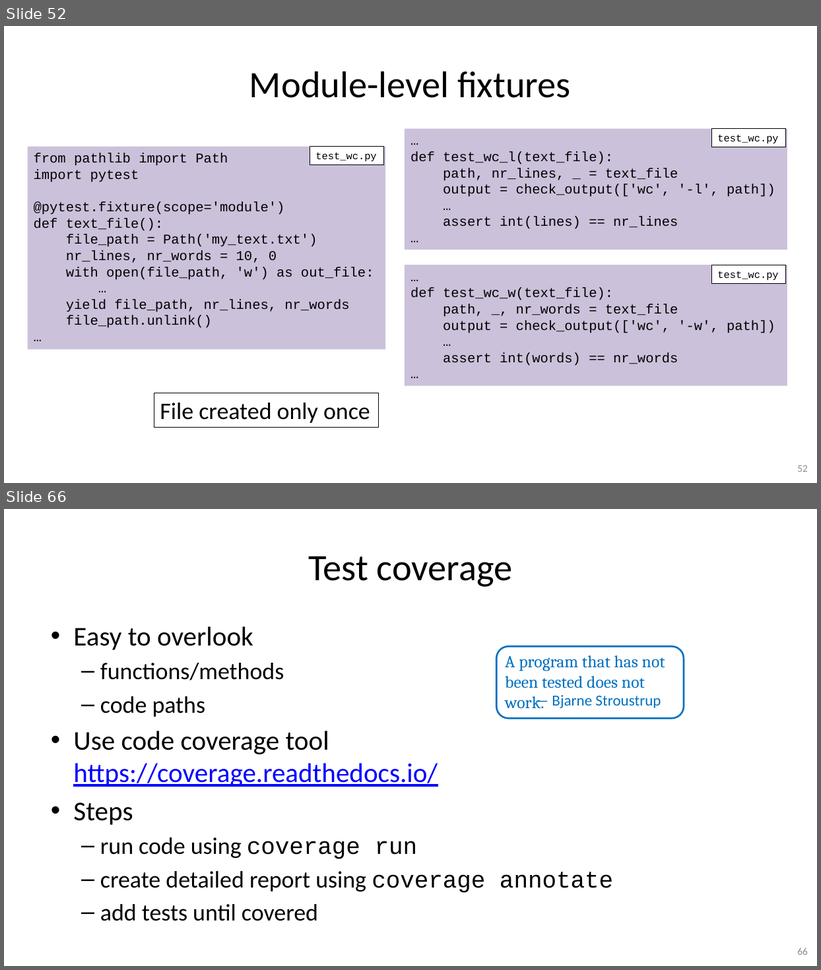
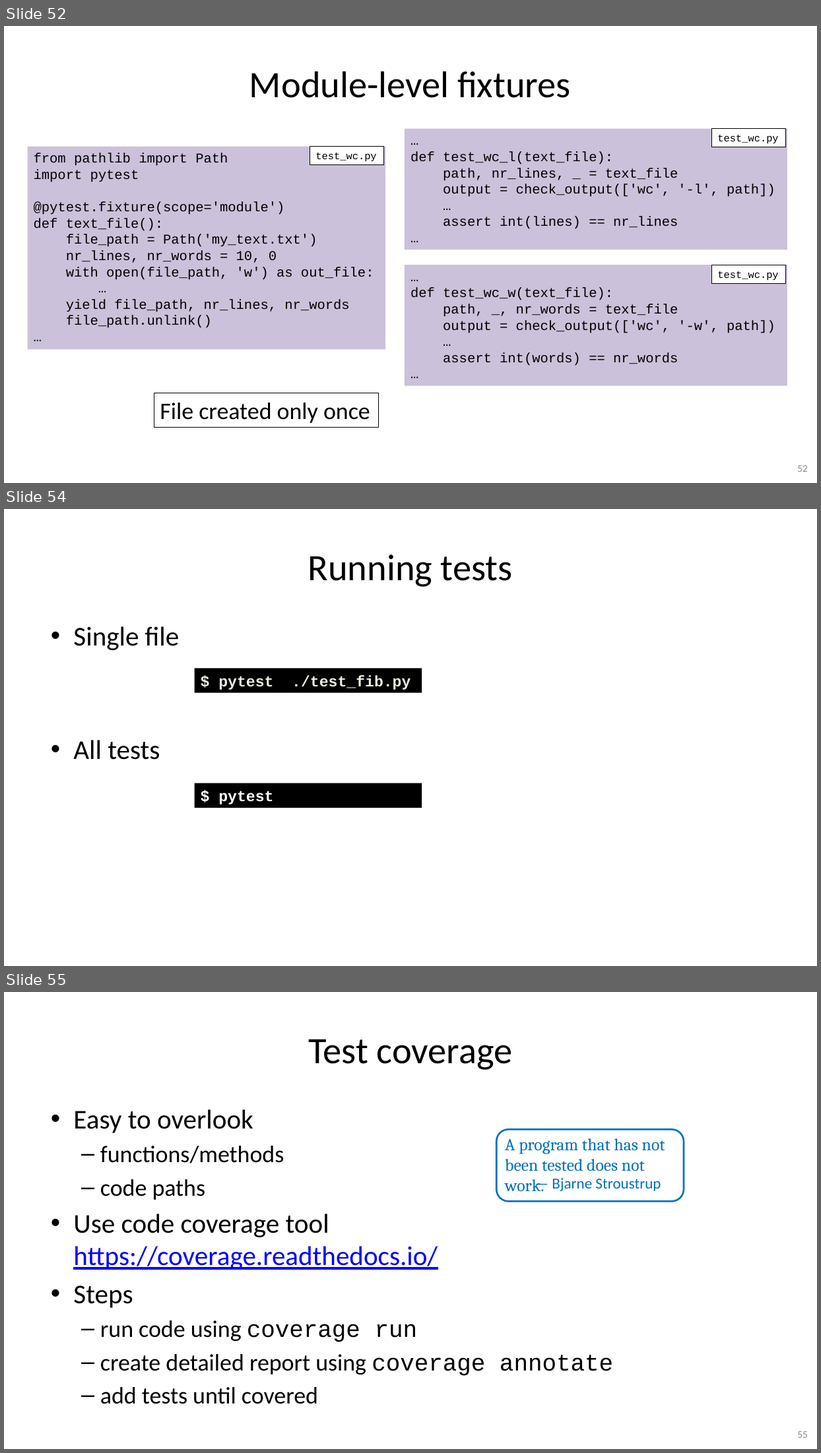
Before and after one commit to gjbex/Python-software-engineering, a slide deck: python_software_engineering.pptx. Shown one above the other, each under a label of ours: slides 52 and 66 before the commit, slides 52, 54 and 55 after it; the slides between them are not shown. The pictures are 821x970 and 821x1453 pixels, drawn with LibreOffice and Linux fonts; fonts in the diff are those of the drawing. Boxes give left, top, right and bottom in pixels: in the first picture for what was removed or moved away, otherwise in the second. Text is boxed around its words. In the diff, an @@ line names an element or a change of style, - is before the commit and + after.

Commit message:
Add slides on tear down, running tests, coverage

```diff
--- a/python_software_engineering.pptx
+++ b/python_software_engineering.pptx
@@ slide 54 added at (4,509,817,966), background #FFFFFF @@
@@ title added at (308,555,513,587), 44 pt, text #000000 @@
+Running tests
@@ text added at (73,626,180,760), 32 pt, text #000000 @@
+• Single file
+• All tests
@@ rectangle added at (194,668,422,692), fill #000000, 18 pt, text #EEECE1, bold @@
+$ pytest ./test_fib.py
@@ rectangle added at (194,784,422,808), fill #000000, 18 pt, text #FFFFFF, bold @@
+$ pytest
@@ what was slide 66 is now slide 55 @@
@@ page number at (797,1432,808,1438): text changed @@
-66
+55
```
Also in this commit, not shown: 2 slides changed, 4 other slides added.
